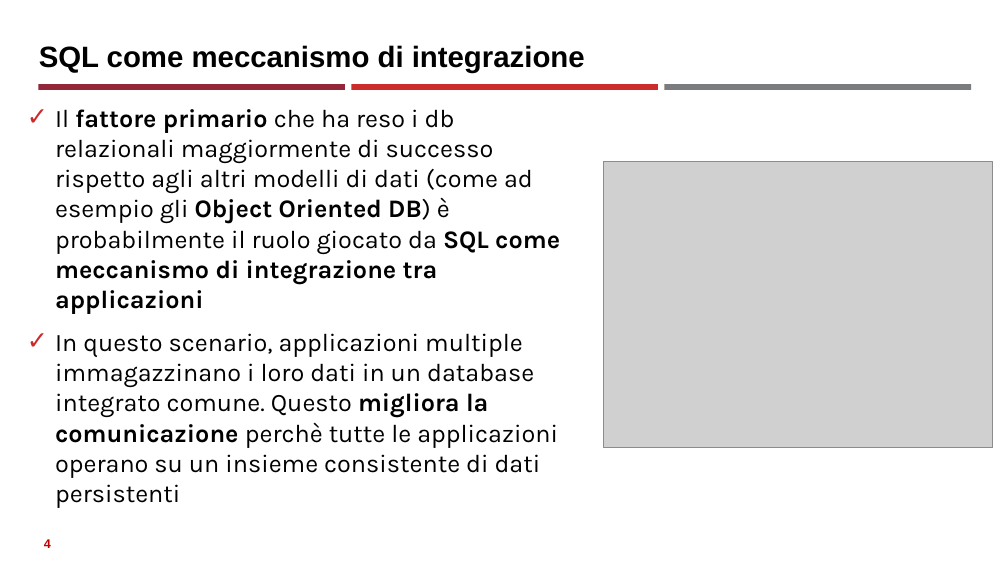
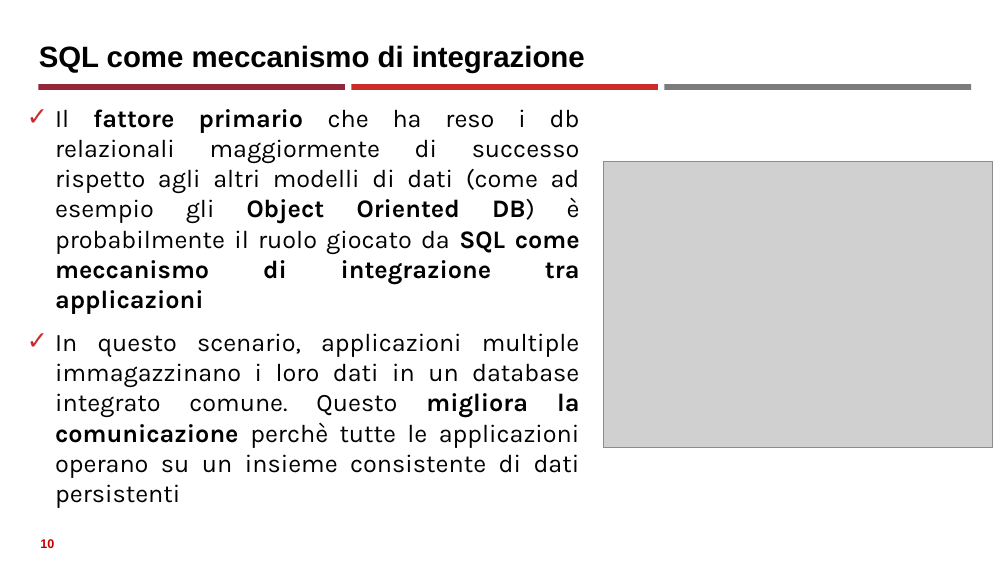
Before and after one commit to neural1977/data_science_interview_material, a slide deck: slide 10 of Assicurazioni/Databases_NoSql_ita.pptx (slide 4 before the commit). Drawn at 1008x567 pixels with LibreOffice and Linux fonts; fonts in the diff are those of the drawing; grey boxes stand for pictures. Boxes give left, top, right and bottom in pixels: in the first picture for what was removed or moved away, otherwise in the second. Text is boxed around its words. In the diff, an @@ line names an element or a change of style, - is before the commit and + after.

```diff
--- a/Assicurazioni/Databases_NoSql_ita.pptx
+++ b/Assicurazioni/Databases_NoSql_ita.pptx
@@ text "Il fattore primario che ha ..." at (x1=55, y1=109, x2=580, y2=478): alignment left to justified @@
@@ page number at (x1=40, y1=539, x2=54, y2=548): text changed @@
-4
+10
```
Also in this commit, not shown: 4 other slides changed, 10 slides added, 1 other file.
